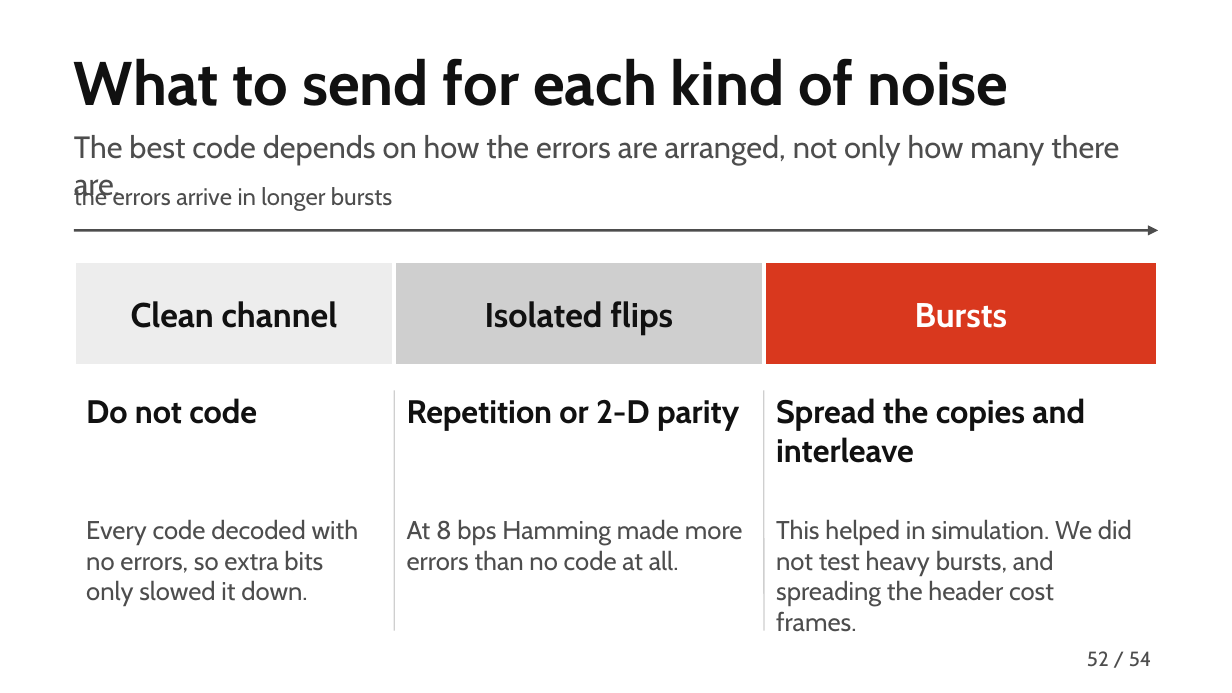
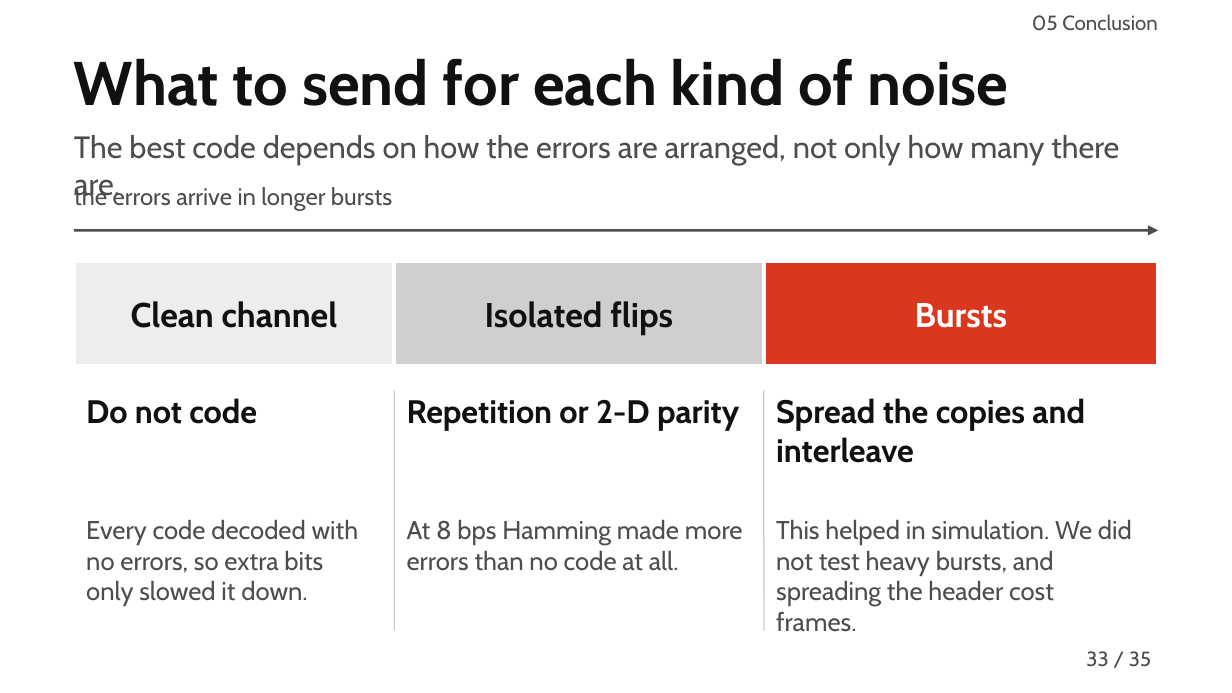
Before and after one commit to MuhammadMaazA/SamplingCW, a slide deck: slide 33 of presentation/gridlink-presentation.pptx (slide 52 before the commit). Drawn at 1232x693 pixels with LibreOffice and Linux fonts; fonts in the diff are those of the drawing. Boxes give left, top, right and bottom in pixels: in the first picture for what was removed or moved away, otherwise in the second. Text is boxed around its words. In the diff, an @@ line names an element or a change of style, - is before the commit and + after.

```diff
--- a/presentation/gridlink-presentation.pptx
+++ b/presentation/gridlink-presentation.pptx
@@ text added at (1032,14,1158,31), 12 pt, text #4D4D4D @@
+05 Conclusion
@@ page number at (1086,651,1108,667): text changed @@
-52
+33
@@ text at (1129,651,1151,667): text changed @@
-/ 54
+/ 35
```
Also in this commit, not shown: 31 other slides changed, 1 slide added, 20 slides removed, 20 other files.
